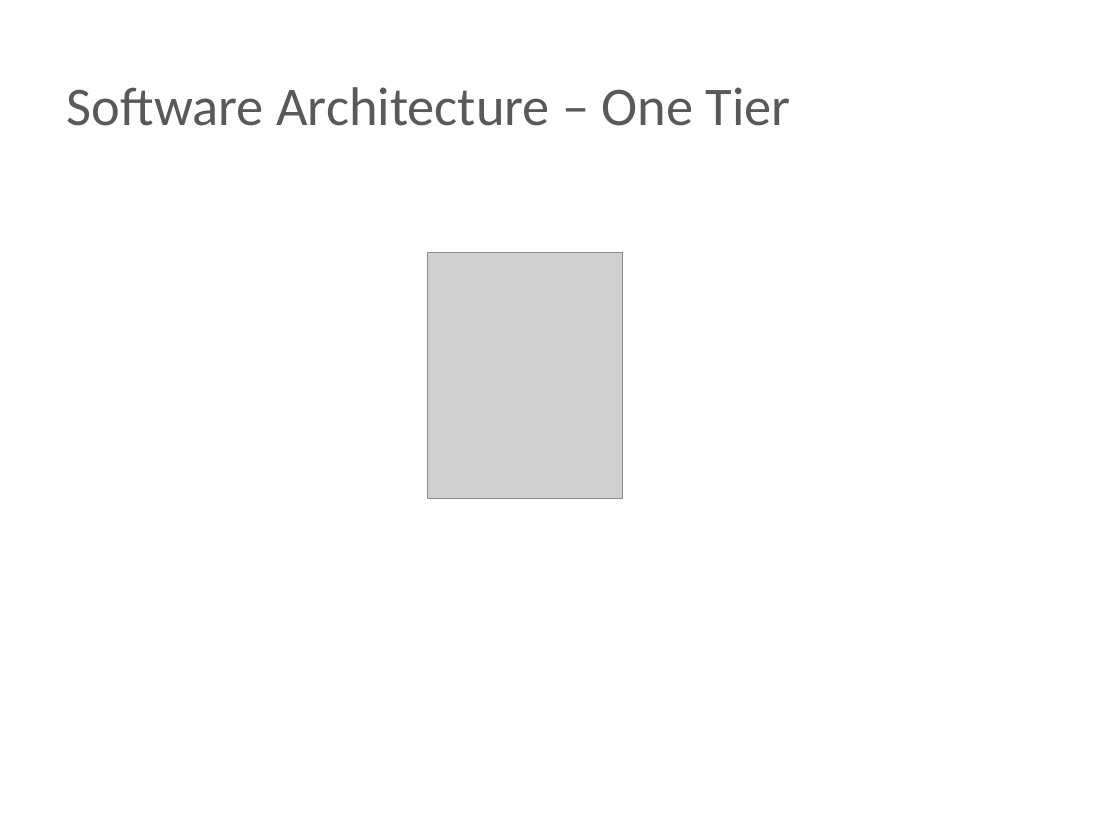
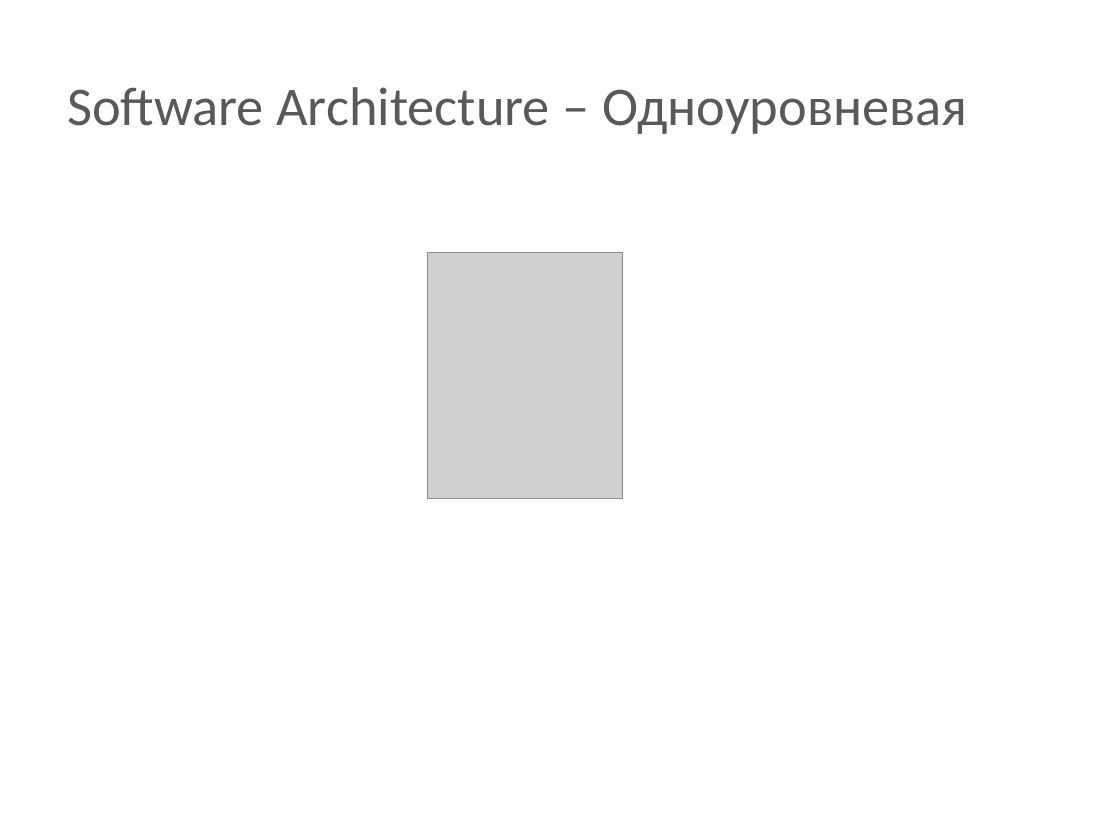
Before and after one commit to BigRacer/swtesting, a slide deck: slide 13 of 1.Introduction_part2/Introduction.pptx. Drawn at 1120x840 pixels with LibreOffice and Linux fonts; fonts in the diff are those of the drawing; grey boxes stand for pictures; background and template pictures are left out. Boxes give left, top, right and bottom in pixels: in the first picture for what was removed or moved away, otherwise in the second. Text is boxed around its words. In the diff, an @@ line names an element or a change of style, - is before the commit and + after.

```diff
--- a/1.Introduction_part2/Introduction.pptx
+++ b/1.Introduction_part2/Introduction.pptx
@@ text at box(67, 87, 967, 134): text changed @@
-Software Architecture – One Tier
+Software Architecture – Одноуровневая
```
Also in this commit, not shown: 8 other slides changed, 5 slides added, 5 slides removed, 2 other files.
